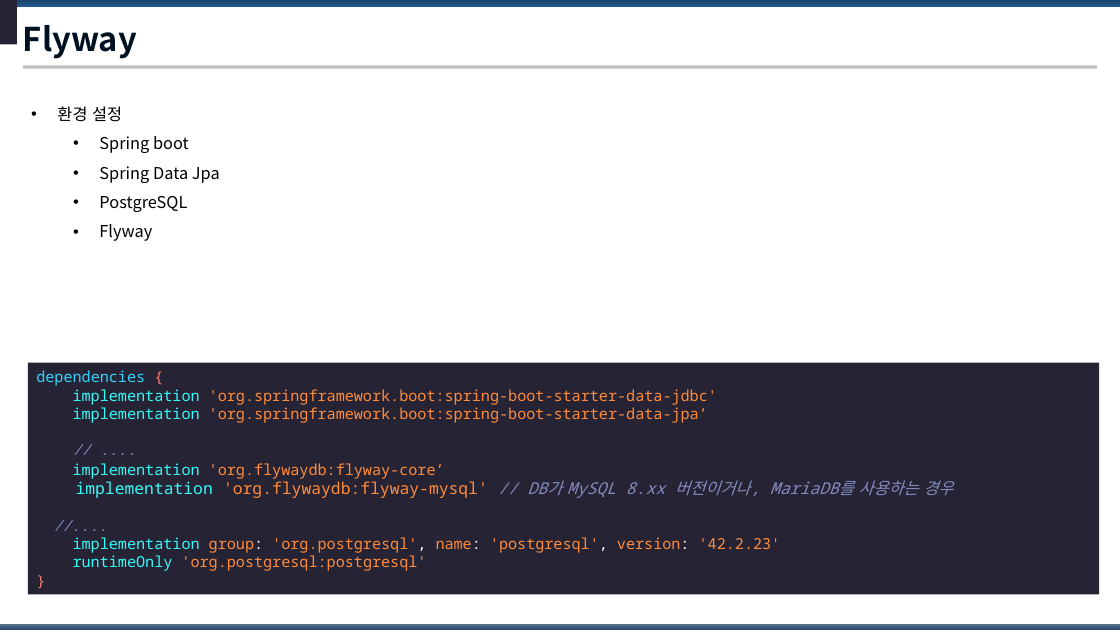
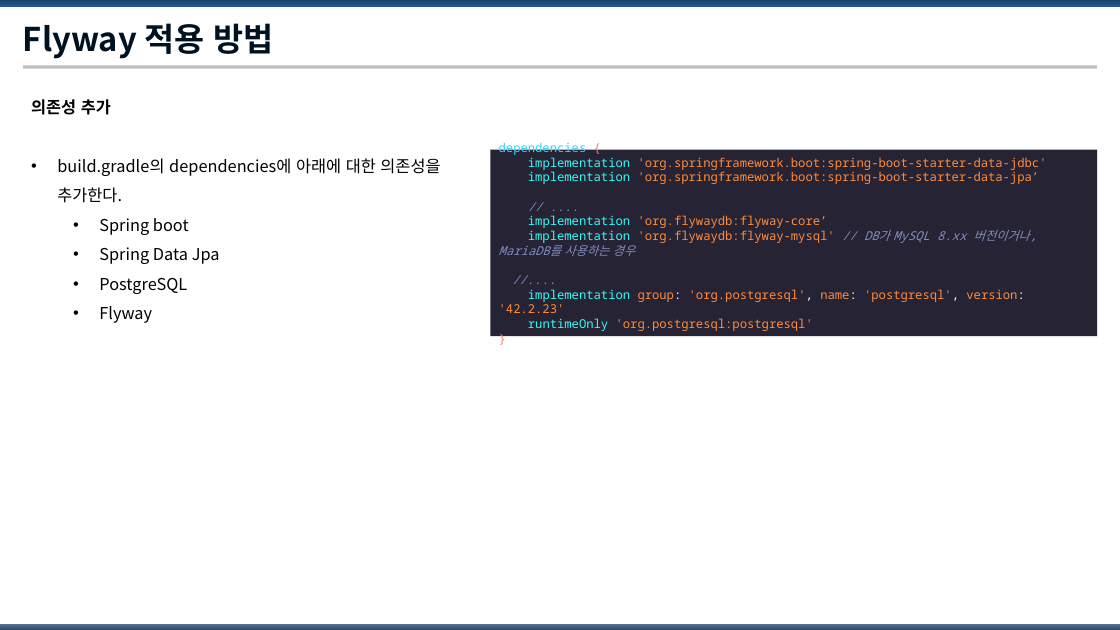
Before and after one commit to Park-Seung-Hun/flyway-test, a slide deck: slide 8 of Database Migration Tool.pptx. Drawn at 1120x630 pixels with LibreOffice and Linux fonts; fonts in the diff are those of the drawing. Boxes give left, top, right and bottom in pixels: in the first picture for what was removed or moved away, otherwise in the second. Text is boxed around its words. In the diff, an @@ line names an element or a change of style, - is before the commit and + after.

Commit message:
fix : PPT 추가 작성

```diff
--- a/Database Migration Tool.pptx
+++ b/Database Migration Tool.pptx
@@ rectangle removed at (x1=0, y1=0, x2=17, y2=45) @@
@@ title at (x1=23, y1=23, x2=273, y2=59): text changed @@
-Flyway
+Flyway 적용 방법
@@ text "의존성 추가" moved from (x1=57, y1=106, x2=220, y2=241) to (x1=31, y1=99, x2=440, y2=323) @@
@@ text at (x1=31, y1=99, x2=440, y2=203): text changed @@
-• 환경 설정
+의존성 추가
+• build.gradle의 dependencies에 아래에 대한 의존성을 추가한다.
@@ rectangle "dependencies { implementation 'org.springframework.boot:spri ..." resized from (x1=28, y1=363, x2=1099, y2=595) to (x1=491, y1=150, x2=1097, y2=336) @@
@@ rectangle "dependencies { implementation 'org.springframework.boot:spri ..." at (x1=491, y1=150, x2=1097, y2=336): size 13 to 10.5 pt in "dependencies { implementation 'org.springframework.boot:spri ...", "// .... implementation 'org.flywaydb:flyway-core’", "//.... implementation group: 'org.postgresql', name: 'postgr ..."; size 14 to 10.5 pt in "implementation 'org.flywaydb:flyway-mysql' // DB가 MySQL 8.xx ..." @@
```
Also in this commit, not shown: 8 other slides changed, 2 slides added, 3 slides removed, 3 other files.
